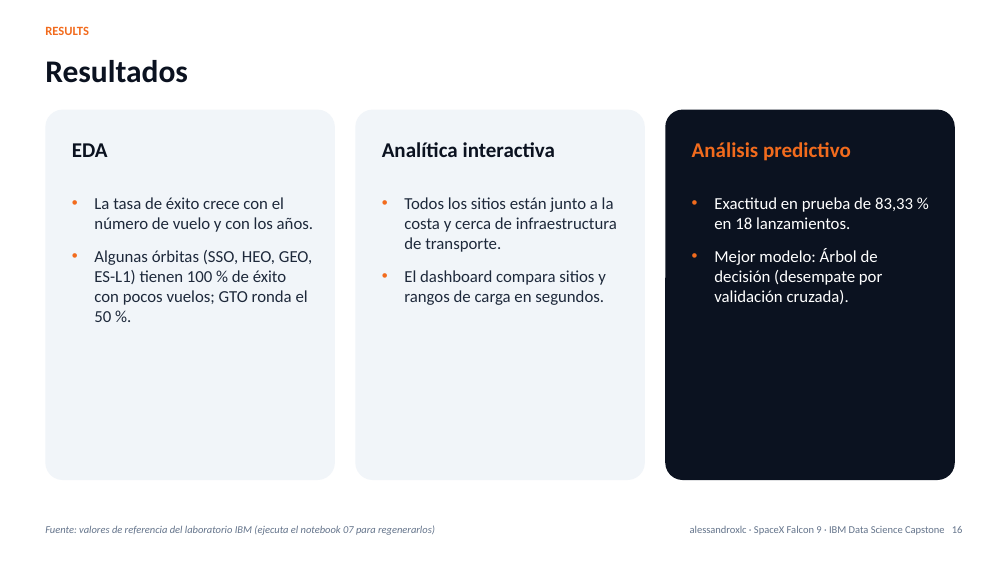
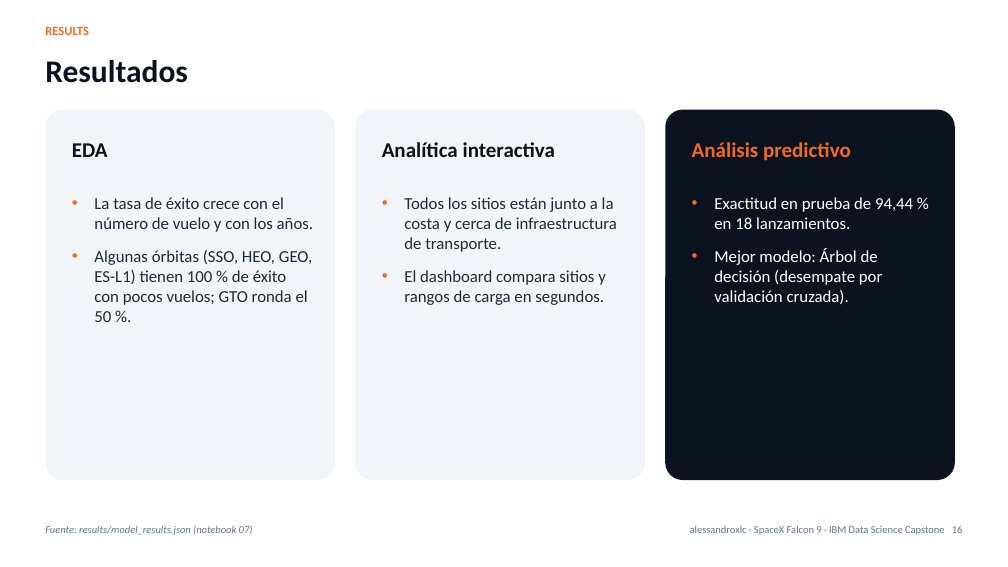
Before and after one commit to alessandroxlc/spacex-falcon9-capstone, a slide deck: slide 16 of presentation/SpaceX_Falcon9_Capstone.pptx. Drawn at 1008x567 pixels with LibreOffice and Linux fonts; fonts in the diff are those of the drawing. Boxes give left, top, right and bottom in pixels: in the first picture for what was removed or moved away, otherwise in the second. Text is boxed around its words. In the diff, an @@ line names an element or a change of style, - is before the commit and + after.

```diff
--- a/presentation/SpaceX_Falcon9_Capstone.pptx
+++ b/presentation/SpaceX_Falcon9_Capstone.pptx
@@ text at (714, 197, 913, 229): text changed @@
-• Exactitud en prueba de 83,33 % en 18 lanzamientos.
+• Exactitud en prueba de 94,44 % en 18 lanzamientos.
@@ text at (45, 525, 253, 535): text changed @@
-Fuente: valores de referencia del laboratorio IBM (ejecuta el notebook 07 para regenerarlos)
+Fuente: results/model_results.json (notebook 07)
```
Also in this commit, not shown: 28 other slides changed, 45 other files.
